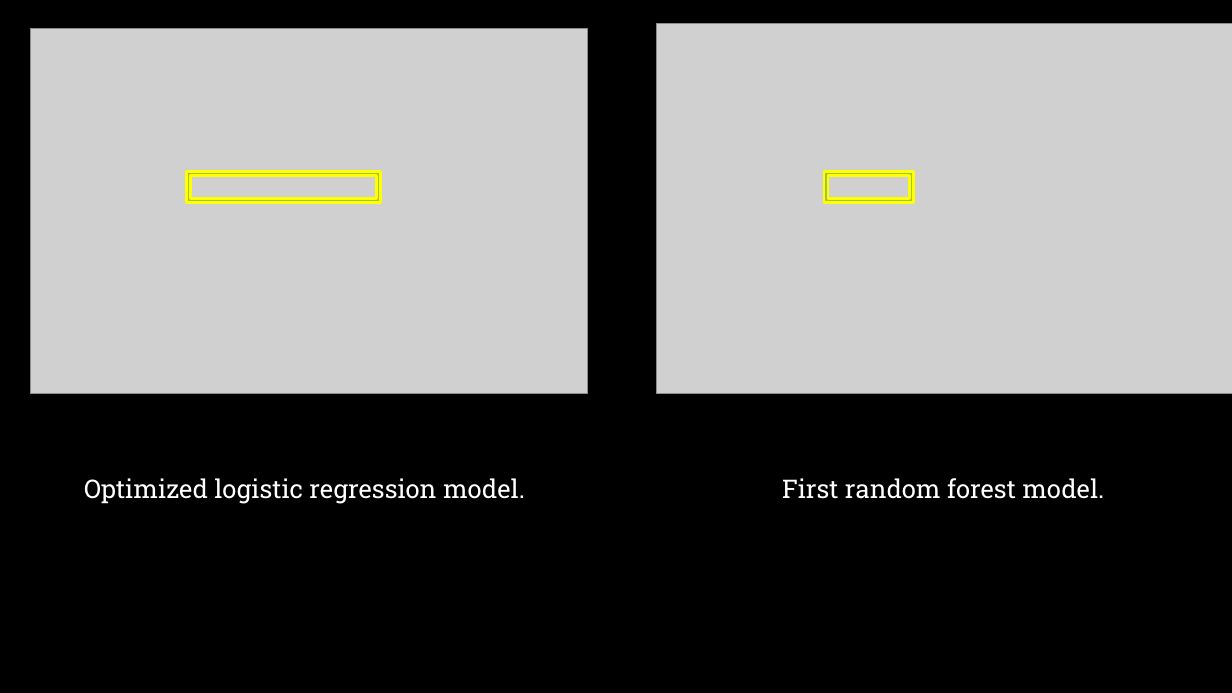
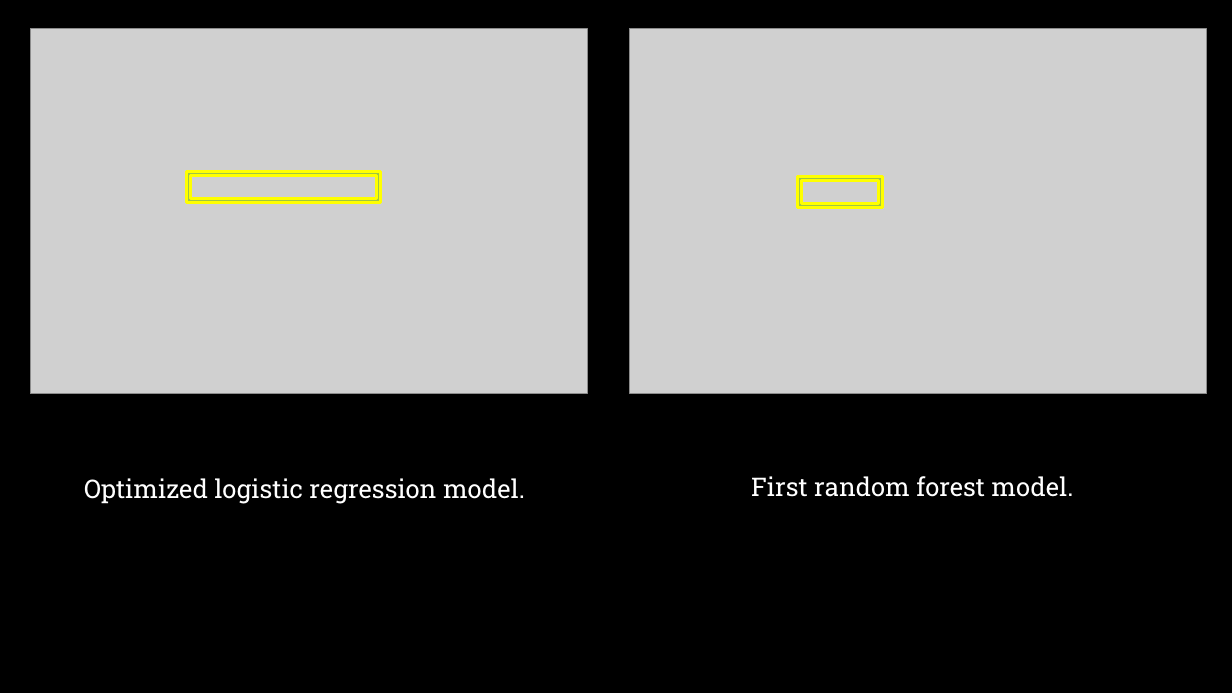
Before and after one commit to acollawn/Project_4, a slide deck: slide 5 of Predicting Diabetes Presentation.pptx. Drawn at 1232x693 pixels with LibreOffice and Linux fonts; fonts in the diff are those of the drawing; grey boxes stand for pictures; background and template pictures are left out. Boxes give left, top, right and bottom in pixels: in the first picture for what was removed or moved away, otherwise in the second. Text is boxed around its words. In the diff, an @@ line names an element or a change of style, - is before the commit and + after.

```diff
--- a/Predicting Diabetes Presentation.pptx
+++ b/Predicting Diabetes Presentation.pptx
@@ picture: place and size @@
-picture at (656, 23, 1232, 394)
+picture at (630, 29, 1207, 394)
@@ frame: place and size @@
-frame at (824, 171, 914, 202)
+frame at (798, 177, 883, 208)
@@ text "First random forest model.": place and size @@
-text "First random forest model." at (782, 478, 1104, 499)
+text "First random forest model." at (751, 476, 1073, 497)
```
Also in this commit, not shown: 10 other slides changed.
